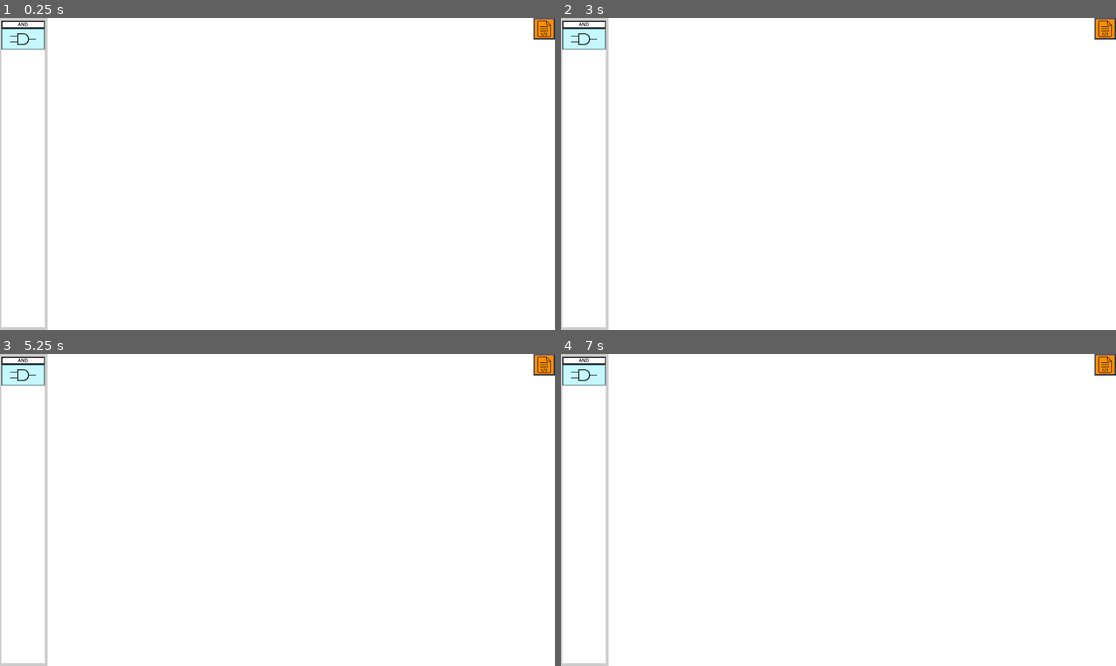
Above: before the commit, frames 1-4 (two rows, left to right).
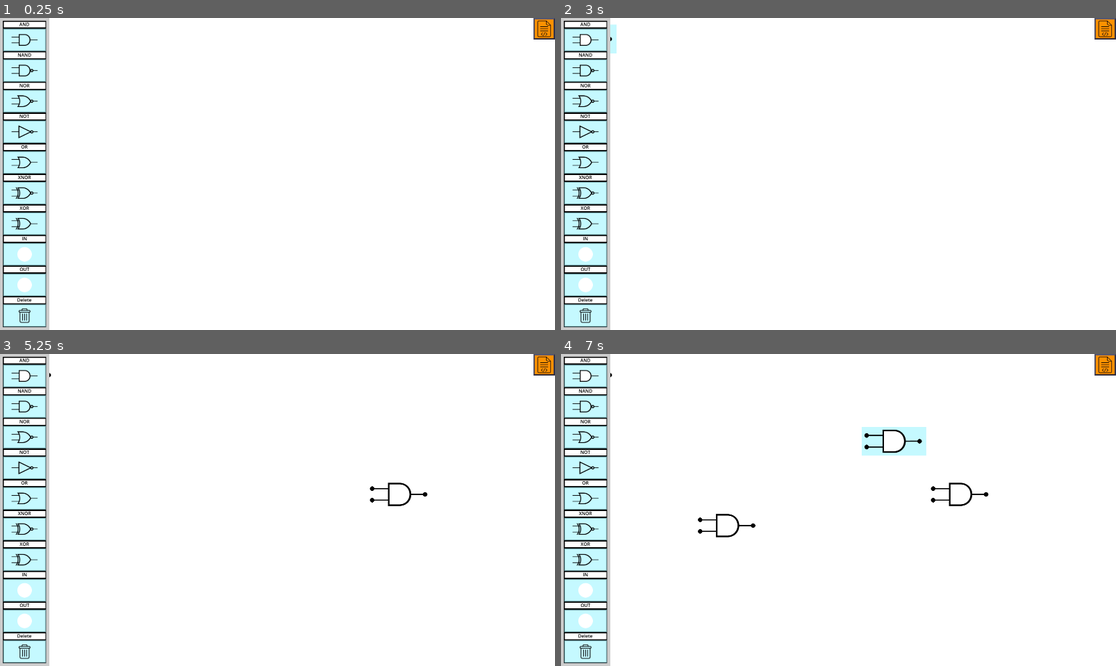
Above: after the commit, the same moments.

Repository: sleep-walkerr/CircuitCanvas
Game: Godot game, scene res://MainScene.tscn
The game is run twice, just before and just after one commit, with the same random seed, the same clock (stepped at 60 frames per second) and the same inputs.
Inputs (mouse positions are in pixels of both pictures, inside the frame that each line leads up to):
- Up to frame 1 (0.25 s): no input
- Up to frame 2 (3 s): click (583, 39) at 0.52 s; click (1104, 27) at 1.25 s; click (1104, 27) at 2 s; click (583, 39) at 2.77 s
- Up to frame 3 (5.25 s): click (543, 363) at 3.5 s; click (22, 375) at 4.27 s; tap Enter at 5 s; move the mouse to (399, 494) at 5.02 s; hold = (plus) from 5.03 s (still down); click (399, 494) at 5.17 s
- Up to frame 4 (7 s): release = (plus) at 5.75 s; tap Space at 5.75 s; drag from (727, 525) to (1104, 363) at 5.77 s; tap Enter at 6.5 s; move the mouse to (894, 441) at 6.52 s; hold = (plus) from 6.53 s (still down); click (894, 441) at 6.67 s

The runs differ from the first frame. In frame 1, 6.6% of the frame differs, in the area x 0-9%, y 0-100%; in frame 2, 6.8%; in frame 3, 6.8%; in frame 4, 7.8%, in the area x 0-78%, y 0-100%.

Commit message:
Changed icon sizes for selection menu and GUI script no instances in selection entries evenly

Diff:
--- a/GUI/GUI.tscn
+++ b/GUI/GUI.tscn
@@ -1,7 +1,6 @@
-[gd_scene load_steps=4 format=3 uid="uid://cfunyue2jj6vc"]
+[gd_scene load_steps=3 format=3 uid="uid://cfunyue2jj6vc"]
 
 [ext_resource type="Script" path="res://GUI/GUIScript.gd" id="1"]
-[ext_resource type="PackedScene" uid="uid://y1qqyuubv81g" path="res://GUI/GateSelectionContainer.tscn" id="1_vh076"]
 
 [sub_resource type="StyleBoxFlat" id="StyleBoxFlat_3pgc0"]
 bg_color = Color(1, 1, 1, 1)
@@ -24,7 +23,7 @@
 script = ExtResource("1")
 
 [node name="SelectionButtonsContainer" type="VBoxContainer" parent="."]
-custom_minimum_size = Vector2(150, 0)
+custom_minimum_size = Vector2(150, 1060)
 layout_mode = 1
 anchors_preset = 5
 anchor_left = 0.5
@@ -34,7 +33,4 @@
 offset_right = 75.0
 offset_bottom = 110.0
 grow_horizontal = 2
-
-[node name="GateSelectionContainer" parent="SelectionButtonsContainer" instance=ExtResource("1_vh076")]
-clip_contents = true
-layout_mode = 2
+theme_override_constants/separation = 0
--- a/GUI/GUIScript.gd
+++ b/GUI/GUIScript.gd
@@ -1,12 +1,17 @@
 extends Panel
-var typeList = ['AND', 'Buffer', 'NAND', 'NOR', 'NOT', 'OR', 'XNOR', 'XOR']
-var otherTypeList = ['IN', 'OUT', 'Delete']
+var typeList = ['AND', 'NAND', 'NOR', 'NOT', 'OR', 'XNOR', 'XOR', 'IN', 'OUT', 'Delete']
 
-# Declare member variables here. Examples:
-# var a = 2
-# var b = "text"
+# currentOtherTextureButton.connect("pressed",Callable(get_node("/root/Node2D"),"SetSelectedGate").bind(currentOtherTextureButton))
 
 
 # Called when the node enters the scene tree for the first time.
 func _ready():
-	pass
+	for type in typeList:
+		var newGateSelectionContainer = load("res://GUI/GateSelectionContainer.tscn").instantiate()
+		newGateSelectionContainer.get_node("LabelPanel/GateSelectionLabel").text = type
+		newGateSelectionContainer.get_node("GateButtonPanel/GateSelectionButton").texture_normal = load("res://Icons/" + type + ".png")
+		newGateSelectionContainer.get_node("GateButtonPanel/GateSelectionButton").texture_pressed = load("res://Icons/" + type + "Pressed.png")
+		newGateSelectionContainer.get_node("GateButtonPanel/GateSelectionButton").connect("pressed",Callable(get_node("/root/Node2D"),"SetSelectedGate").bind(newGateSelectionContainer))
+		newGateSelectionContainer.name = type + "SelectionContainer"
+		newGateSelectionContainer.set_meta("type", type)
+		$SelectionButtonsContainer.add_child(newGateSelectionContainer)
--- a/GUI/GateSelectionContainer.tscn
+++ b/GUI/GateSelectionContainer.tscn
@@ -26,6 +26,7 @@
 offset_bottom = 100.0
 size_flags_vertical = 3
 theme_override_constants/separation = 0
+metadata/type = ""
 
 [node name="LabelPanel" type="Panel" parent="."]
 custom_minimum_size = Vector2(0, 26)
--- a/MainScene.gd
+++ b/MainScene.gd
@@ -296,28 +296,13 @@
 	get_tree().paused = false
 
 
-func SetSelectedGate(gateButton):
-	for gateButtonIterate in $GUI/HBoxContainer/Control/HBoxContainer/VBoxContainer.get_children():
-		if "TextureButton" in gateButtonIterate.get_class():
-			gateButtonIterate.texture_normal = load("res://Icons/" + gateButtonIterate.name + ".png")
-	for otherButtonIterate in $GUI/HBoxContainer/Control2/VBoxContainer.get_children():
-		if otherButtonIterate.name == "IN" or otherButtonIterate.name == "OUT":
-			otherButtonIterate.self_modulate = Color(1.0, 1.0, 1.0, 1.0)
-		elif otherButtonIterate.name == "Delete":
-			otherButtonIterate.texture_normal = load("res://Icons/Delete.png")
-
-	if gateButton.name == "Delete":
-		gateButton.texture_normal = load("res://Icons/DeletePressed.png")
-		selectedGate = gateButton.name
-	elif gateButton.name == "IN":
-		gateButton.self_modulate = Color(0.0, 1.0, 1.0, 1.0)
-		selectedGate = gateButton.name
-	elif gateButton.name == "OUT":
-		gateButton.self_modulate = Color(0.9, 0.4, 0.2, 1.0)
-		selectedGate = gateButton.name
-	else:
-		gateButton.texture_normal = load("res://Icons/" + gateButton.name + "Pressed.png")
-		selectedGate = gateButton.name
+func SetSelectedGate(gateSelectionContainer):
+	for currentSelectionContainer in gateSelectionContainer.get_parent().get_children():
+		if currentSelectionContainer.get_meta("type") == selectedGate:
+			currentSelectionContainer.get_node("GateButtonPanel/GateSelectionButton").texture_normal = load("res://Icons/" + currentSelectionContainer.get_meta("type") + ".png")
+	gateSelectionContainer.get_node("GateButtonPanel/GateSelectionButton").texture_normal = load("res://Icons/" + gateSelectionContainer.get_meta("type") + "Pressed.png")
+	selectedGate = gateSelectionContainer.get_meta("type")
+
 
 func _on_gd_example_position_changed(node, new_pos):
 	print("The position of " + node.get_class() + " is now " + str(new_pos))
--- a/MainScene.tscn
+++ b/MainScene.tscn
@@ -67,7 +67,7 @@
 shape = SubResource("RectangleShape2D_wq1or")
 
 [node name="Control" parent="." instance=ExtResource("10")]
-offset_right = 160.0
+offset_right = 170.0
 offset_bottom = 1080.0
 
 [connection signal="pressed" from="SimulateLogicButton" to="." method="_on_simulate_logic_button_pressed"]
Not shown: 1 places in GUI/GateSelectionContainer.tscn that only renumber resources
Binary file changed: Icons/Buffer.png
Binary file changed: Icons/BufferPressed.png
Binary file changed: Icons/Delete.png
Binary file changed: Icons/DeletePressed.png
Binary file added: Icons/IN.png
Binary file added: Icons/INPressed.png
Binary file changed: Icons/NAND.png
Binary file changed: Icons/NANDPressed.png
Binary file changed: Icons/NOR.png
Binary file changed: Icons/NORPressed.png
Binary file changed: Icons/NOT.png
(and 9 more such lines)
